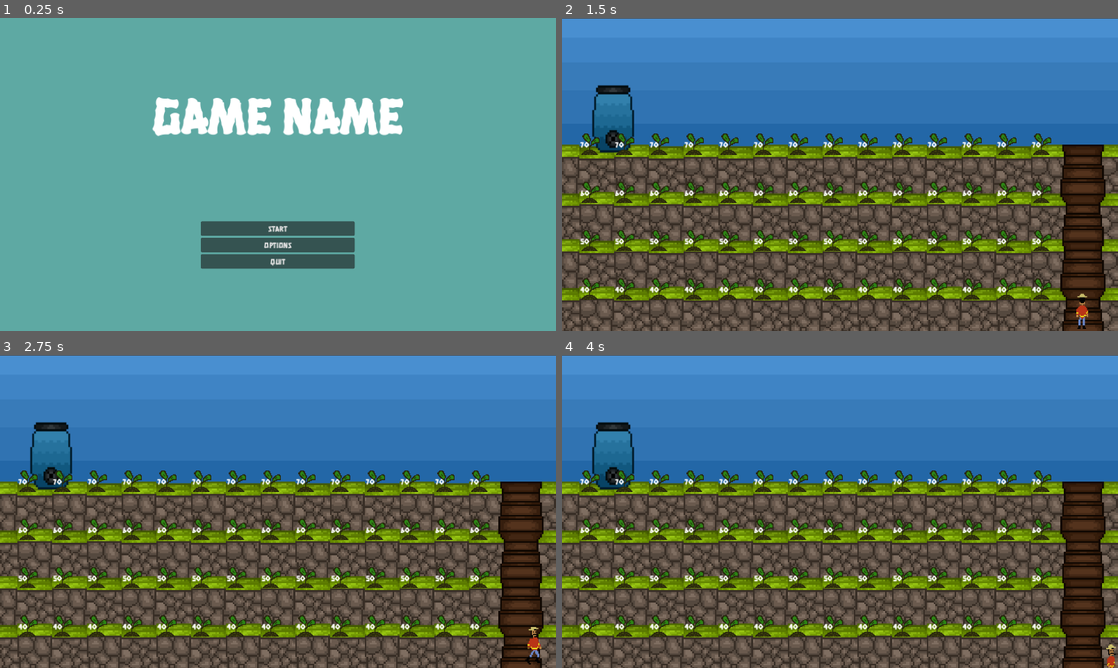
Above: before the commit, frames 1-4 (two rows, left to right).
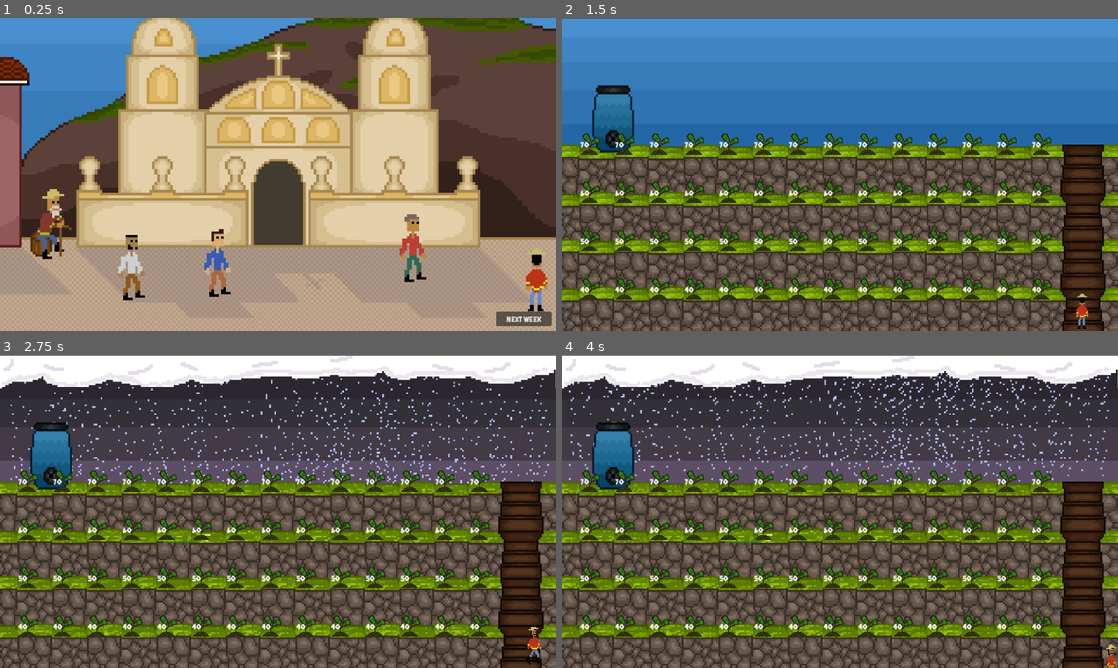
Above: after the commit, the same moments.

Repository: kprsandilya/c3-game
Game: Godot game, scene res://Village.tscn
The game is run twice, just before and just after one commit, with the same random seed, the same clock (stepped at 60 frames per second) and the same inputs. Before the commit the project starts from res://Menu.tscn.
Inputs (mouse positions are in pixels of both pictures, inside the frame that each line leads up to):
- Up to frame 1 (0.25 s): no input
- Up to frame 2 (1.5 s): click (840, 227) at 0.5 s, where only the run before the commit has a clickable "START"; click (1084, 318) at 1.25 s, where only the run after the commit has a clickable "NEXT WEEK"
- Up to frame 3 (2.75 s): tap Enter at 2 s; hold Right (ui_right) from 2.03 s (still down); tap E (e) at 2.1 s
- Up to frame 4 (4 s): release Right (ui_right) at 2.78 s; hold Down (down) 2.78-3.53 s; tap E (e) at 2.85, 3.6 s; hold Right (ui_right) from 3.53 s (still down)

The runs differ from the first frame. In frame 1, 100% of the frame differs, in the area x 0-100%, y 0-100%; in frame 2, nothing differs; in frame 3, 41%; in frame 4, 41%.

Commit message:
Trying new dialogue

Diff:
--- a/godot-game/project.godot
+++ b/godot-game/project.godot
@@ -11,7 +11,7 @@
 [application]
 
 config/name="godot-game"
-run/main_scene="res://Menu.tscn"
+run/main_scene="res://Village.tscn"
 config/features=PackedStringArray("4.3", "Forward Plus")
 config/icon="res://icon.svg"
 
--- a/godot-game/village_player.gd
+++ b/godot-game/village_player.gd
@@ -136,11 +136,8 @@
 
 
 func _on_button_pressed() -> void:
-	var file = FileAccess.open("res://temp.txt", FileAccess.READ)
+	var file = FileAccess.open("res://FarmerNPC.txt", FileAccess.READ)
 	var content = file.get_as_text().split('\n')
-
-	var file2 = FileAccess.open("res://tempyou.txt", FileAccess.READ)
-	var contentyou = file2.get_as_text().split('\n')
 
 	var text = get_node("../CanvasLayer/Control/RichTextLabel")
 	var bg = get_node("../CanvasLayer/Control/Panel/TextureRect")
@@ -150,29 +147,51 @@
 	else:
 		options.visible = false
 
-
-	if (fmod(itotal, 2) == 1):
-		bg.texture = them
-		if (i >= content.size()):
-			con.visible = false
-			set_process(true)
-			set_zero()
+	if (true):
+
+		if (itotal < 4 or itotal > 4):
+			bg.texture = them
+			if (i >= content.size()):
+				con.visible = false
+				set_process(true)
+				set_zero()
+				return
+
+			text.text = content[i]
+			i += 1
+		elif itotal == 4:
+			bg.texture = you
+			if (iyou >= content.size()):
+				con.visible = false
+				set_process(true)
+				set_zero()
+				return
+		elif itotal > 5:
 			return
 
-		text.text = content[i]
-		i += 1
+
+		itotal += 1
 	else:
-		bg.texture = you
-		if (iyou >= contentyou.size()):
-			con.visible = false
-			set_process(true)
-			set_zero()
-			return
-		text.text = contentyou[iyou]
-		iyou += 1
-
-
-	itotal += 1
+		if (itotal < 1 or itotal > 1):
+			bg.texture = them
+			if (i >= content.size()):
+				con.visible = false
+				set_process(true)
+				set_zero()
+				return
+
+			text.text = content[i]
+			i += 1
+		else:
+			bg.texture = you
+			if (iyou >= content.size()):
+				con.visible = false
+				set_process(true)
+				set_zero()
+				return
+
+
+		itotal += 1
 
 
 func _on_button2_pressed() -> void:
Not shown, added: godot-game/FarmerNPC.txt
Not shown, added: godot-game/desktop.ini
